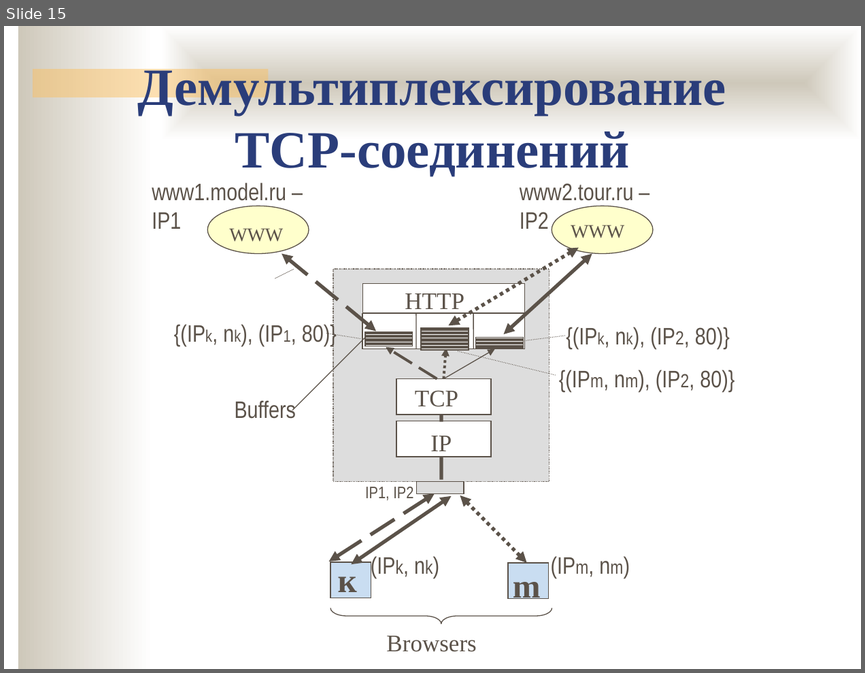
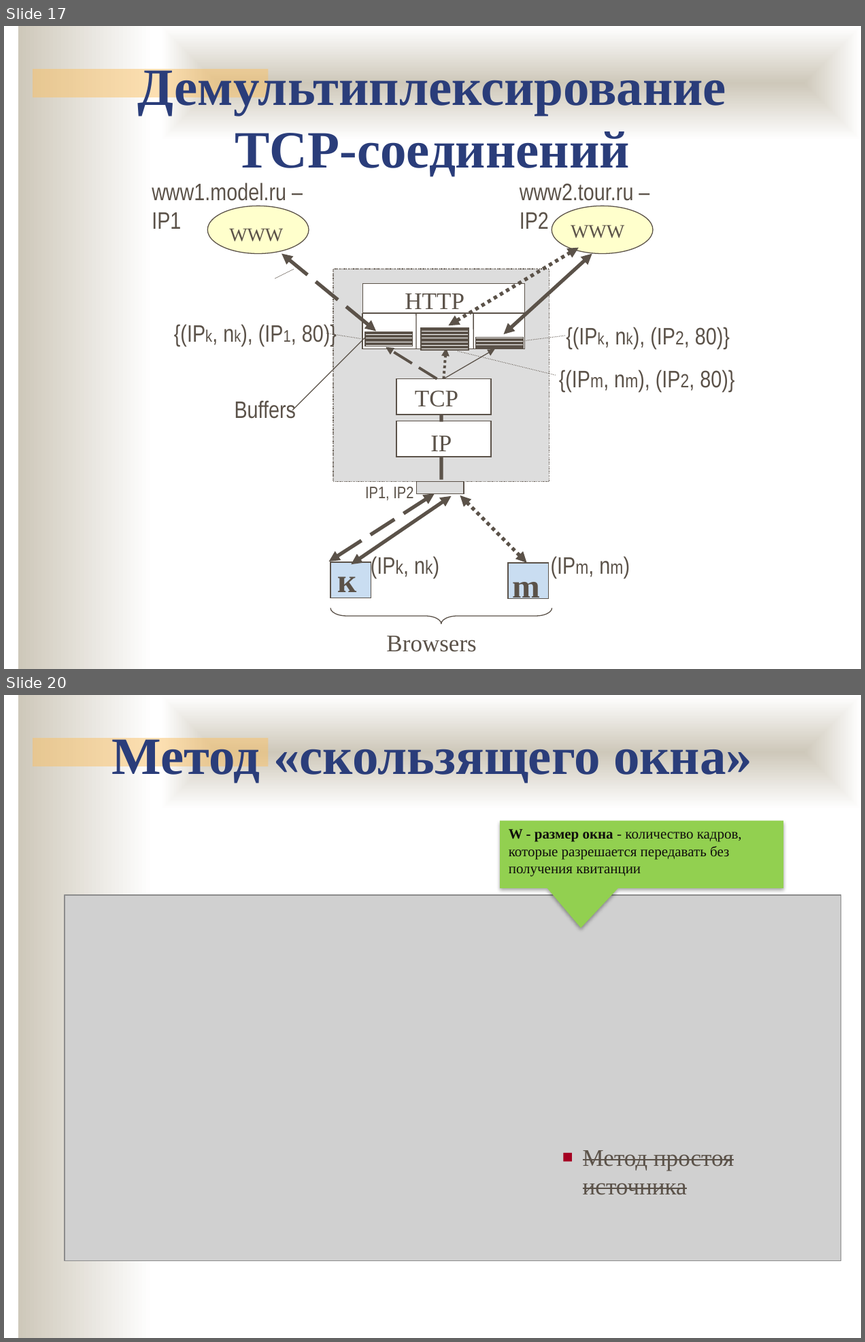
Before and after one commit to ukoloff/nets, a slide deck: lecture/11.pptx. Shown one above the other, each under a label of ours: slide 15 before the commit, slides 17 and 20 after it; the slides between them are not shown. The pictures are 865x673 and 865x1342 pixels, drawn with LibreOffice and Linux fonts; fonts in the diff are those of the drawing; grey boxes stand for pictures; background and template pictures are left out. Boxes give left, top, right and bottom in pixels: in the first picture for what was removed or moved away, otherwise in the second. Text is boxed around its words. In the diff, an @@ line names an element or a change of style, - is before the commit and + after.

```diff
--- a/lecture/11.pptx
+++ b/lecture/11.pptx
@@ slide 20 added at bbox=[4, 695, 861, 1338], background #FFFFFF; not listed: 3 template elements that a slide beside it also shows @@
@@ text added at bbox=[112, 733, 752, 784], 44 pt, text #2A3D7A, bold @@
+Метод «скользящего окна»
@@ speech box added at bbox=[500, 821, 784, 889], fill #92D050, 12 pt, text #100E0C @@
+W - размер окна - количество кадров, которые разрешается передавать без получения квитанции
@@ picture added at bbox=[65, 895, 841, 1261] @@
@@ text added at bbox=[583, 1150, 734, 1195], 20 pt, text #5B5249, strikethrough @@
+■ Метод простоя источника
@@ what was slide 15 is now slide 17 @@
```
Also in this commit, not shown: 3 slides changed, 11 other slides added.
